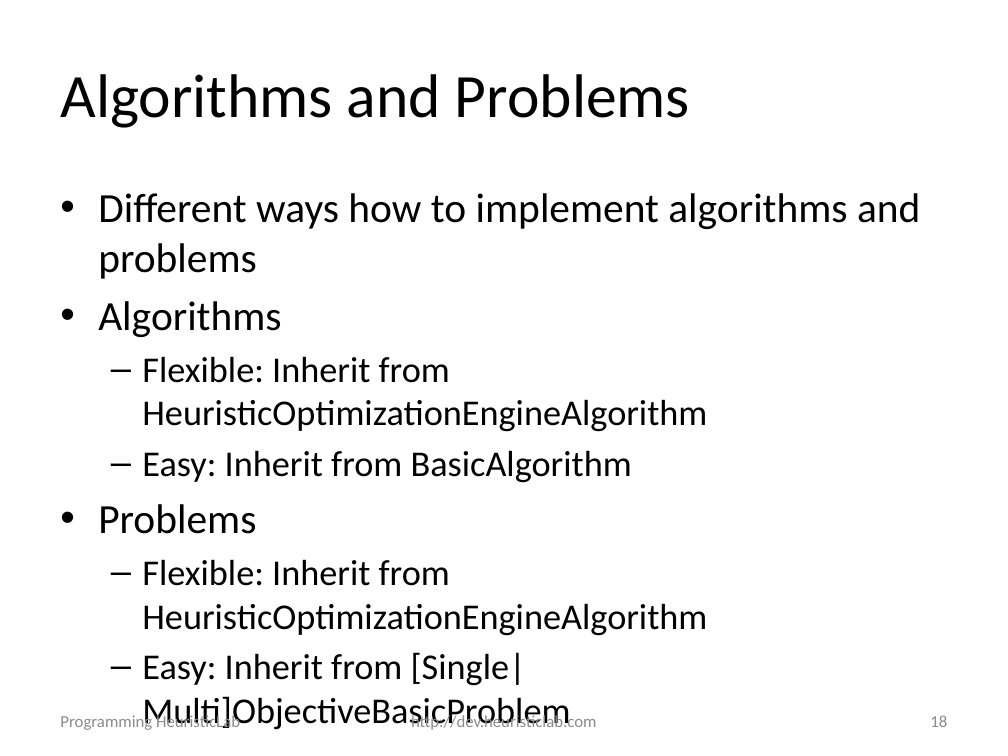
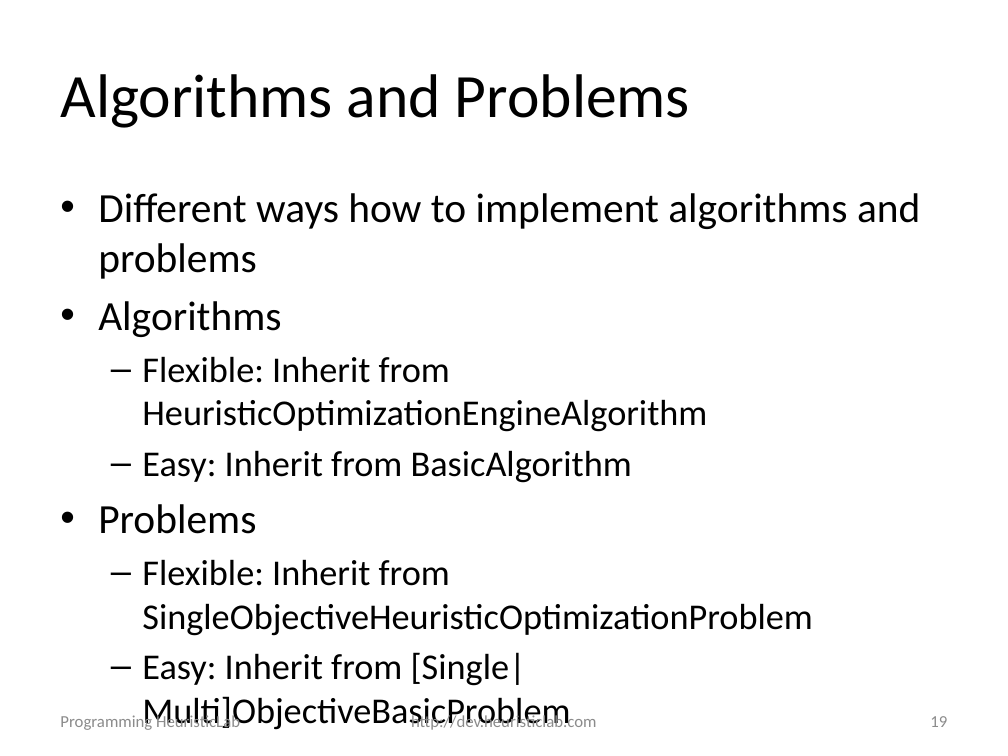
Before and after one commit to heal-research/HeuristicLab, a slide deck: slide 19 of documentation/Tutorials/Programming HeuristicLab - Algorithms and Problems.pptx (slide 18 before the commit). Drawn at 1008x756 pixels with LibreOffice and Linux fonts; fonts in the diff are those of the drawing; background and template pictures are left out. Boxes give left, top, right and bottom in pixels: in the first picture for what was removed or moved away, otherwise in the second. Text is boxed around its words. In the diff, an @@ line names an element or a change of style, - is before the commit and + after.

```diff
--- a/documentation/Tutorials/Programming HeuristicLab - Algorithms and Problems.pptx
+++ b/documentation/Tutorials/Programming HeuristicLab - Algorithms and Problems.pptx
@@ text at box(142, 559, 812, 636): text changed @@
-  – Flexible: Inherit from HeuristicOptimizationEngineAlgorithm
+  – Flexible: Inherit from SingleObjectiveHeuristicOptimizationProblem
@@ page number at box(930, 716, 947, 727): text changed @@
-18
+19
```
Also in this commit, not shown: 3 other slides changed, 10 slides added, 1 other file.
